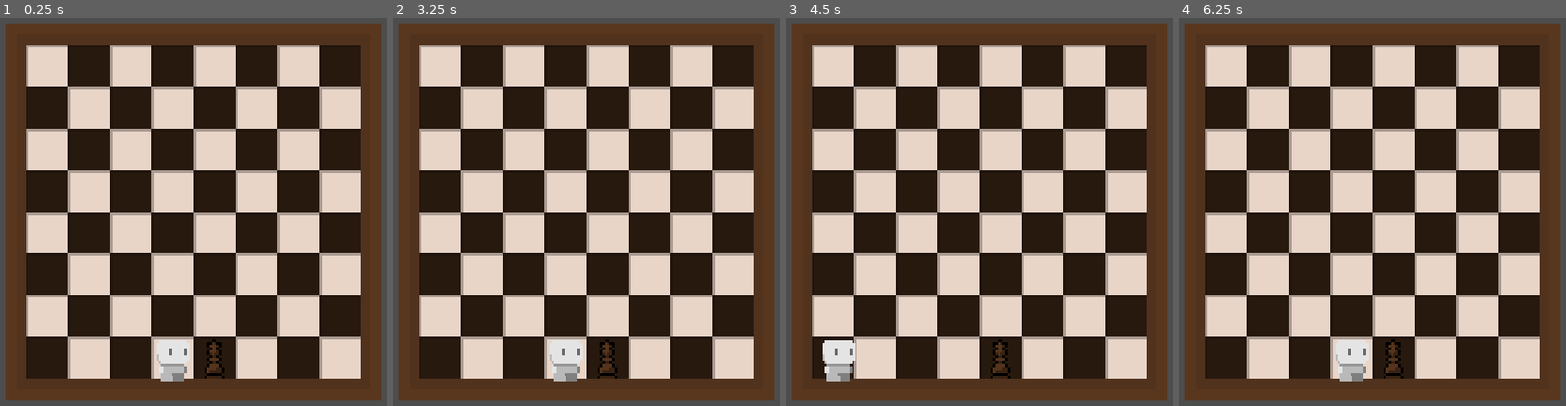
Above: before the commit, frames 1-4 (left to right).
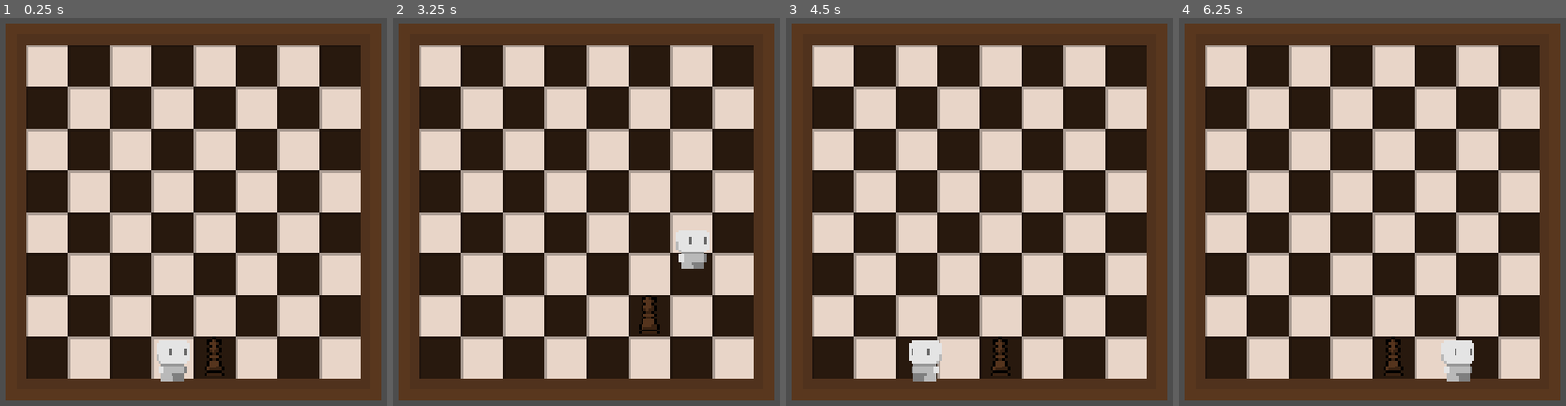
Above: after the commit, the same moments.

Repository: rs-code-hk/chess_gone_rogue
Game: Godot game, scene res://Scenes/game.tscn
The game is run twice, just before and just after one commit, with the same random seed, the same clock (stepped at 60 frames per second) and the same inputs.
Inputs:
- Up to frame 1 (0.25 s): no input
- Up to frame 2 (3.25 s): tap Enter (ui_accept) at 0.5, 0.77, 1.52, 2.75, 3.02 s; tap A (a) at 0.6 s; tap D (d) at 0.8, 1.35 s; tap S (s) at 1.55, 2.1 s; tap W (w) at 2.3, 2.85 s; tap J (attack, bound only after the commit) at 3.05 s
- Up to frame 3 (4.5 s): hold J (attack, bound only after the commit) 3.53-4.28 s; tap Enter (ui_accept) at 3.77 s; tap A (a) at 3.8, 4.35 s
- Up to frame 4 (6.25 s): tap Enter (ui_accept) at 4.52, 6.02 s; tap D (d) at 4.55, 5.1 s; tap S (s) at 5.3 s; tap K (dash, bound only after the commit) at 5.85 s; tap W (w) at 6.05 s

The runs differ from the first frame. In frame 1, 0.3% of the frame differs, in the area x 52-59%, y 82-93%; in frame 2, 2.1%, in the area x 40-82%, y 54-94%; in frame 3, 1.9%; in frame 4, 1.9%.

Commit message:
Flipping Character

Diff:
--- a/chess-gone-rogue/Scenes/game.tscn
+++ b/chess-gone-rogue/Scenes/game.tscn
@@ -1,7 +1,6 @@
 [gd_scene format=3 uid="uid://snueulsaorte"]
 
 [ext_resource type="PackedScene" uid="uid://cd4mc4bh7q8yg" path="res://Scenes/level.tscn" id="1_ebmjs"]
-[ext_resource type="PackedScene" uid="uid://b33s1ahnhk8h5" path="res://Scenes/king_enemy.tscn" id="2_qxrlw"]
 
 [node name="Game" type="Node2D" unique_id=2137133758]
 position = Vector2(0, -63)
@@ -12,6 +11,3 @@
 [node name="Camera2D" type="Camera2D" parent="." unique_id=686752142]
 scale = Vector2(1.9863821, 1.0689039)
 zoom = Vector2(4, 4)
-
-[node name="king enemy" parent="." unique_id=305075638 instance=ExtResource("2_qxrlw")]
-position = Vector2(8, 55)
--- a/chess-gone-rogue/Scenes/level.tscn
+++ b/chess-gone-rogue/Scenes/level.tscn
@@ -2,6 +2,7 @@
 
 [ext_resource type="Texture2D" uid="uid://ddb43jiewp3fh" path="res://Assets/Environment/Board.png" id="1_tumq0"]
 [ext_resource type="PackedScene" uid="uid://vjrwb5qw6cab" path="res://Scenes/player.tscn" id="2_k5f4k"]
+[ext_resource type="PackedScene" uid="uid://b33s1ahnhk8h5" path="res://Scenes/king_enemy.tscn" id="3_6phgx"]
 
 [sub_resource type="WorldBoundaryShape2D" id="WorldBoundaryShape2D_f7vo3"]
 distance = -13.0
@@ -47,3 +48,6 @@
 [node name="Player" parent="." unique_id=1086875462 instance=ExtResource("2_k5f4k")]
 position = Vector2(-8, 56.999996)
 scale = Vector2(2.1485596, 2.1485596)
+
+[node name="king enemy" parent="." unique_id=305075638 instance=ExtResource("3_6phgx")]
+position = Vector2(8, 55)
--- a/chess-gone-rogue/Scenes/player.tscn
+++ b/chess-gone-rogue/Scenes/player.tscn
@@ -42,9 +42,17 @@
 animation = &"Placeholder"
 
 [node name="RayCastLeft" type="RayCast2D" parent="." unique_id=1197997488]
+scale = Vector2(0.599998, 0.599998)
 target_position = Vector2(-8, 0)
 collide_with_areas = true
 
 [node name="RayCastRight" type="RayCast2D" parent="." unique_id=18192860]
+scale = Vector2(0.599998, 0.599998)
 target_position = Vector2(8, 0)
 collide_with_areas = true
+
+[node name="AttackRight" type="RayCast2D" parent="." unique_id=1849340282]
+target_position = Vector2(14, 0)
+
+[node name="AttackLeft" type="RayCast2D" parent="." unique_id=2044357234]
+target_position = Vector2(-14, 0)
--- a/chess-gone-rogue/Scenes/player_movement.gd
+++ b/chess-gone-rogue/Scenes/player_movement.gd
@@ -2,6 +2,9 @@
 
 @onready var ray_cast_left: RayCast2D = $RayCastLeft
 @onready var ray_cast_right: RayCast2D = $RayCastRight
+@onready var attack_left: RayCast2D = $AttackLeft
+@onready var attack_right: RayCast2D = $AttackRight
+@onready var texture: AnimatedSprite2D = $AnimatedSprite2D
 
 const SPEED = 100.0
 const FRICTION:float = 0.03
@@ -11,6 +14,7 @@
 const DASH_VELOCITY = 175
 const TOTAL_DASH_DELAY = 20
 const MAX_I_FRAMES = 50
+const KING_PATH = "../king enemy/hit box"
 
 var jumps = 2
 var walljumping = 0
@@ -22,13 +26,14 @@
 var dashDelay = 0
 var iFrames = 0
 var health = 3
+var notAttacked = true
 
 func getInputs() -> Vector2:
 	return Vector2(Input.get_axis("a", "d"), Input.get_axis("w", "s"))
 
 func _physics_process(delta: float) -> void:
 	# Check getting hit
-	if ray_cast_left.get_collider() == get_node("../../king enemy/hit box") or ray_cast_right.get_collider() == get_node("../../king enemy/hit box"):
+	if ray_cast_left.get_collider() == get_node(KING_PATH) or ray_cast_right.get_collider() == get_node(KING_PATH):
 		if iFrames <= 0:
 			print("Hit!")
 			iFrames = MAX_I_FRAMES
@@ -38,6 +43,7 @@
 
 	# Get movement
 	var direction = getInputs()
+	texture.flip_h = false if direction.x == 1 else true if direction.x == -1 else texture.flip_h
 	if direction.x != 0:
 		lastHorizontalDirection = direction.x
 	if dashing == false and canDash:
@@ -59,6 +65,7 @@
 	dashFrames -= 1
 	dashDelay -= 1
 	iFrames -= 1
+	#if iFrames > 0: print(str(iFrames) + " iFrames left")
 
 	# Get Jump Count
 	if is_on_wall():
@@ -97,4 +104,10 @@
 		else:
 			velocity.x = move_toward(velocity.x, 0, SPEED * FRICTION)
 
+	#attack_left.get_collider() == get_node(KING_PATH) or attack_right.get_collider() == get_node(KING_PATH)
+	if Input.is_action_pressed("attack") and notAttacked:
+		notAttacked = false
+		print("Attacking")
+		get_node(KING_PATH).queue_free()
+
 	move_and_slide()
--- a/chess-gone-rogue/project.godot
+++ b/chess-gone-rogue/project.godot
@@ -24,7 +24,7 @@
 
 dash={
 "deadzone": 0.2,
-"events": [Object(InputEventKey,"resource_local_to_scene":false,"resource_name":"","device":16,"window_id":0,"alt_pressed":false,"shift_pressed":false,"ctrl_pressed":false,"meta_pressed":false,"pressed":false,"keycode":0,"physical_keycode":4194325,"key_label":0,"unicode":0,"location":1,"echo":false,"script":null)
+"events": [Object(InputEventKey,"resource_local_to_scene":false,"resource_name":"","device":-1,"window_id":0,"alt_pressed":false,"shift_pressed":false,"ctrl_pressed":false,"meta_pressed":false,"pressed":false,"keycode":0,"physical_keycode":75,"key_label":0,"unicode":107,"location":0,"echo":false,"script":null)
 ]
 }
 w={
@@ -47,6 +47,11 @@
 "events": [Object(InputEventKey,"resource_local_to_scene":false,"resource_name":"","device":-1,"window_id":0,"alt_press …(192 unchanged characters)…
 ]
 }
+attack={
+"deadzone": 0.2,
+"events": [Object(InputEventKey,"resource_local_to_scene":false,"resource_name":"","device":-1,"window_id":0,"alt_pressed":false,"shift_pressed":false,"ctrl_pressed":false,"meta_pressed":false,"pressed":false,"keycode":0,"physical_keycode":74,"key_label":0,"unicode":106,"location":0,"echo":false,"script":null)
+]
+}
 
 [physics]
 
